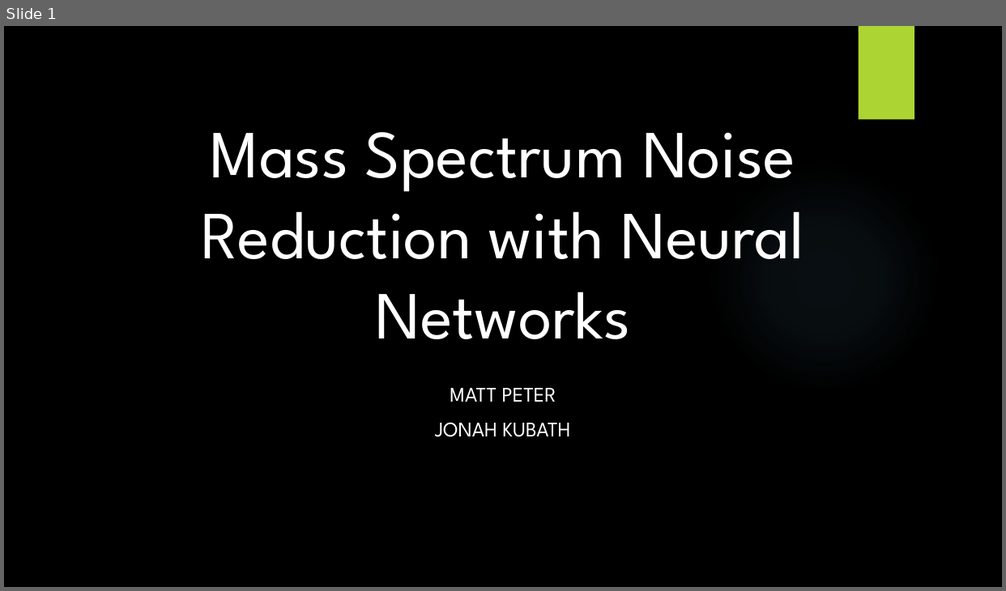
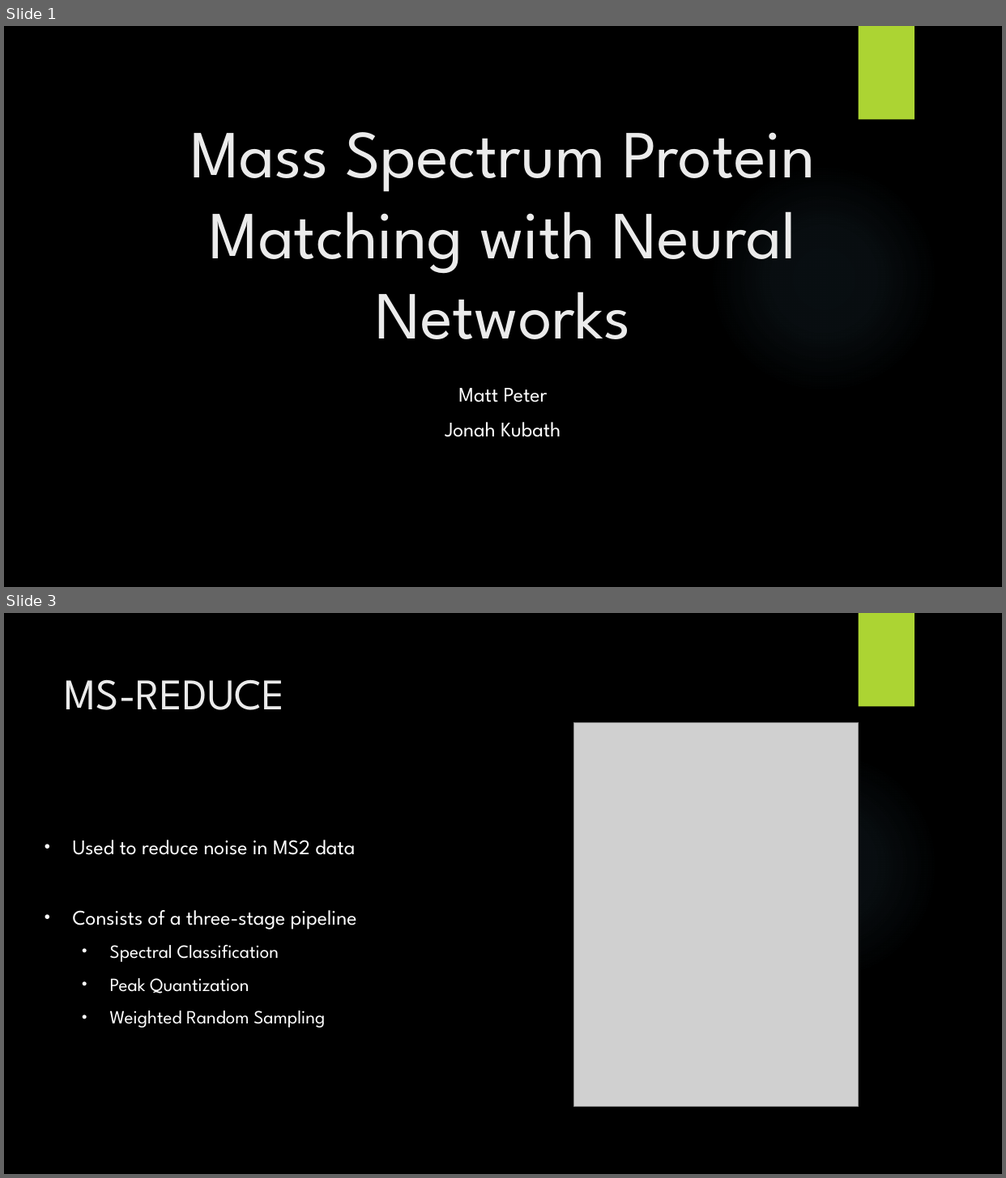
Before and after one commit to jkubath/MS2-Noise-Reduction, a slide deck: Group8.pptx. Shown one above the other, each under a label of ours: slide 1 before the commit, slides 1 and 3 after it; the slides between them are not shown. The pictures are 1006x591 and 1006x1178 pixels, drawn with LibreOffice and Linux fonts; fonts in the diff are those of the drawing; grey boxes stand for pictures; background and template pictures are left out. Boxes give left, top, right and bottom in pixels: in the first picture for what was removed or moved away, otherwise in the second. Text is boxed around its words. In the diff, an @@ line names an element or a change of style, - is before the commit and + after.

```diff
--- a/Group8.pptx
+++ b/Group8.pptx
@@ slide 3 added at (x1=4, y1=613, x2=1002, y2=1174), background picture (left out); not listed: 1 template element that a slide beside it also shows @@
@@ rectangle added at (x1=859, y1=613, x2=914, y2=707), fill #ACD433 @@
@@ title added at (x1=65, y1=679, x2=285, y2=710), 42 pt, text #EBEBEB @@
+MS-REDUCE
@@ picture added at (x1=574, y1=722, x2=859, y2=1106) @@
@@ subtitle added at (x1=73, y1=840, x2=357, y2=1028), 18 pt, text #FFFFFF @@
+• Used to reduce noise in MS2 data
+• Consists of a three-stage pipeline
+  • Spectral Classification
+  • Peak Quantization
+  • Weighted Random Sampling
@@ slide 1 changed as well @@
@@ title at (x1=190, y1=132, x2=815, y2=339): text changed; text colour #FFFFFF to #EBEBEB @@
-Mass Spectrum Noise Reduction with Neural Networks
+Mass Spectrum Protein Matching with Neural Networks
@@ subtitle at (x1=445, y1=388, x2=560, y2=437): text changed @@
-MATT PETER
-JONAH KUBATH
+Matt Peter
+Jonah Kubath
```
Also in this commit, not shown: 8 other slides added.
